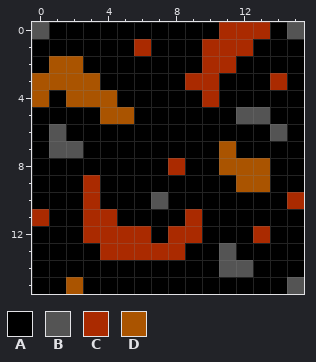
One commit to this pixel-art sprite: godot/assets/images/tiles/dirt.png. Above, as it was before the edit.
The file is 16x16 pixels.
Palette (. is transparent): A #000000  B #545454  C #aa2a00  D #aa5400
Pixels before, first column x 0:
 0 BAAAAAAAAAACCCAB
 1 AAAAAACAAACCCAAA
 2 ADDAAAAAAACCAAAA
 3 DDDDAAAAACCAAACA
 4 DADDDAAAAACAAAAA
 5 AAAADDAAAAAABBAA
 6 ABAAAAAAAAAAAABA
 7 ABBAAAAAAAADAAAA
 8 AAAAAAAACAADDDAA
 9 AAACAAAAAAAADDAA
10 AAACAAABAAAAAAAC
11 CAACCAAAACAAAAAA
12 AAACCCCACCAAACAA
13 AAAACCCCCAABAAAA
14 AAAAAAAAAAABBAAA
15 AADAAAAAAAAAAAAB
The same view after the edit:
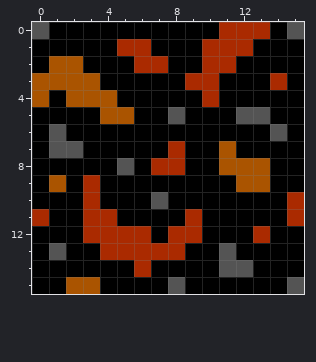
From old to new:
The edit turns colour A into colour B in row 5 at x 8; in row 8 at x 5; in row 13 at x 1; in row 15 at x 8.
The edit turns colour A into colour C in row 1 at x 5; in row 2 at x 6 to 7; in row 7 at x 8; in row 8 at x 7; in row 11 at x 15; in row 14 at x 6.
The edit turns colour A into colour D in row 9 at x 1; in row 15 at x 3.
Where, in picture pixels (left, top, right, bottom), the same in both pictures:
changed: (49, 39, 185, 294)
changed: (287, 209, 304, 226)
